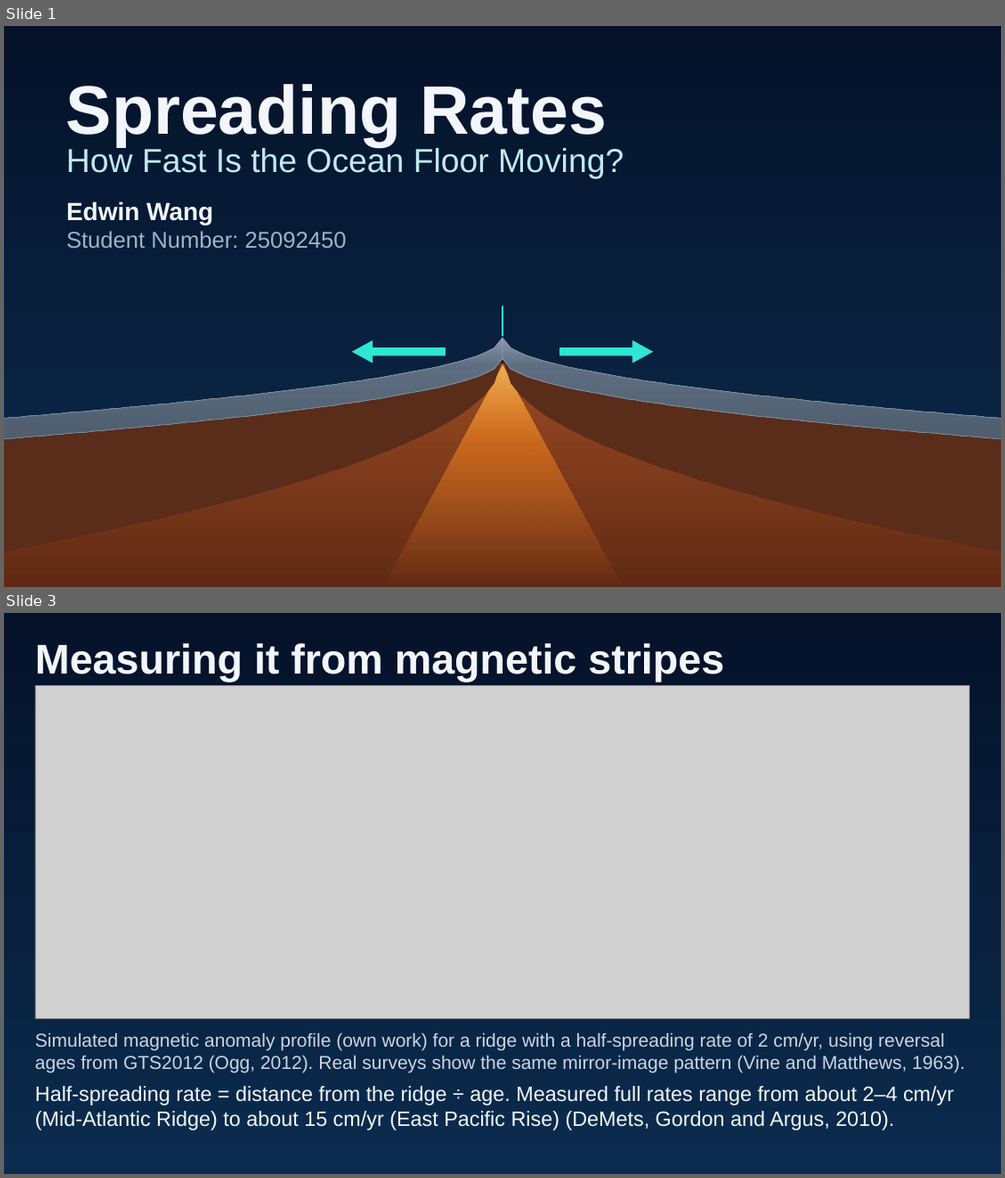
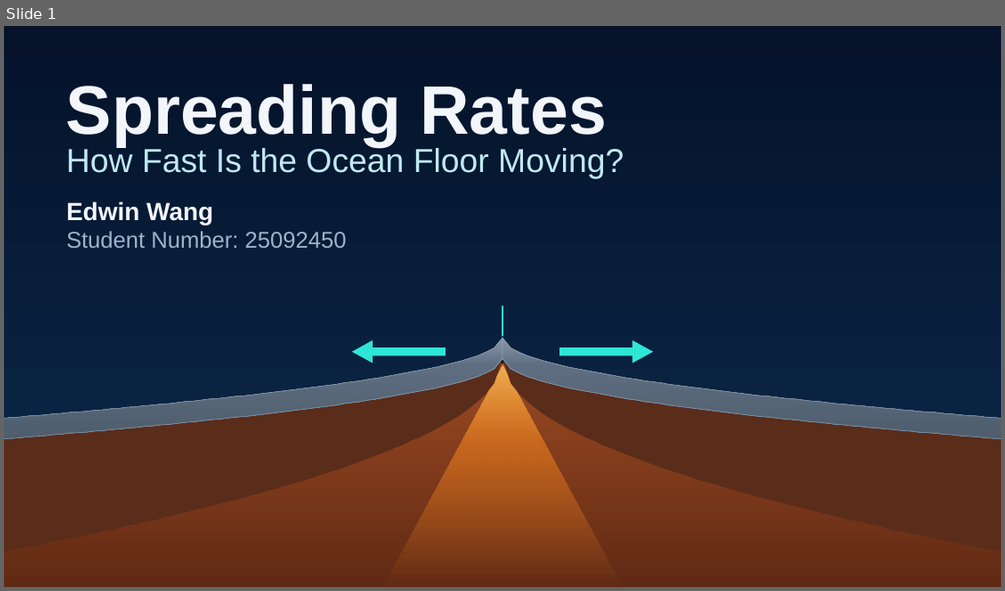
Before and after one commit to manguse4u-star/Wow, a slide deck: deliverables/Spreading_Rates_Presentation.pptx. Shown one above the other, each under a label of ours: slides 1 and 3 before the commit, slide 1 after it; the slides between them are not shown. The pictures are 1005x1178 and 1005x591 pixels, drawn with LibreOffice and Linux fonts; fonts in the diff are those of the drawing; grey boxes stand for pictures. Boxes give left, top, right and bottom in pixels: in the first picture for what was removed or moved away, otherwise in the second. Text is boxed around its words. In the diff, an @@ line names an element or a change of style, - is before the commit and + after.

```diff
--- a/deliverables/Spreading_Rates_Presentation.pptx
+++ b/deliverables/Spreading_Rates_Presentation.pptx
@@ slide 3 removed at <box>4,613,1001,1174</box>, background #071A33 @@
@@ rectangle removed at <box>4,613,1001,1174</box> @@
@@ text removed at <box>35,643,724,682</box> @@
-Measuring it from magnetic stripes
@@ picture removed at <box>35,686,971,1018</box> @@
@@ text removed at <box>35,1032,965,1073</box> @@
-Simulated magnetic anomaly profile (own work) for a ridge with a half-spreading rate of 2 cm/yr, using reversal ages from GTS2012 (Ogg, 2012). Real surveys show the same mirror-image pattern (Vine and Matthews, 1963).
@@ text removed at <box>35,1086,954,1130</box> @@
-Half-spreading rate = distance from the ridge ÷ age. Measured full rates range from about 2–4 cm/yr (Mid-Atlantic Ridge) to about 15 cm/yr (East Pacific Rise) (DeMets, Gordon and Argus, 2010).
```
Also in this commit, not shown: 1 slide changed, 1 slide added, 24 other files.
